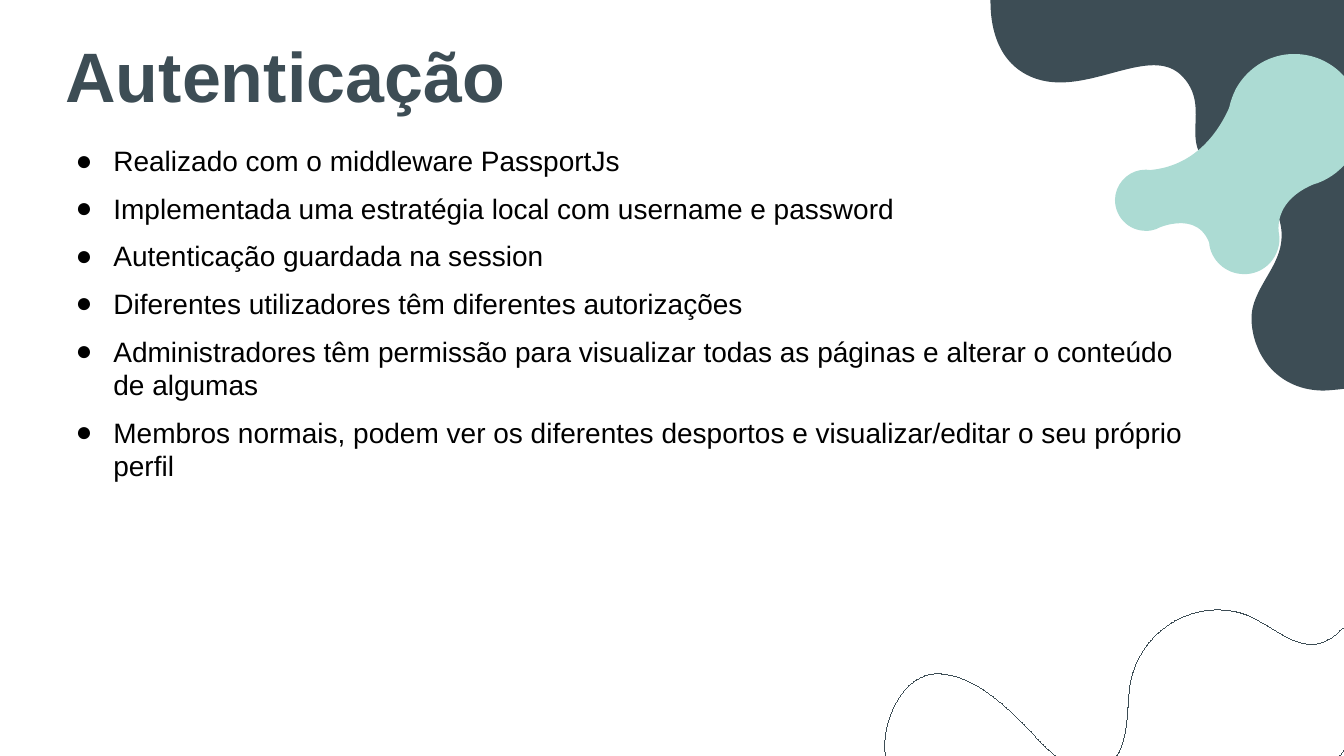
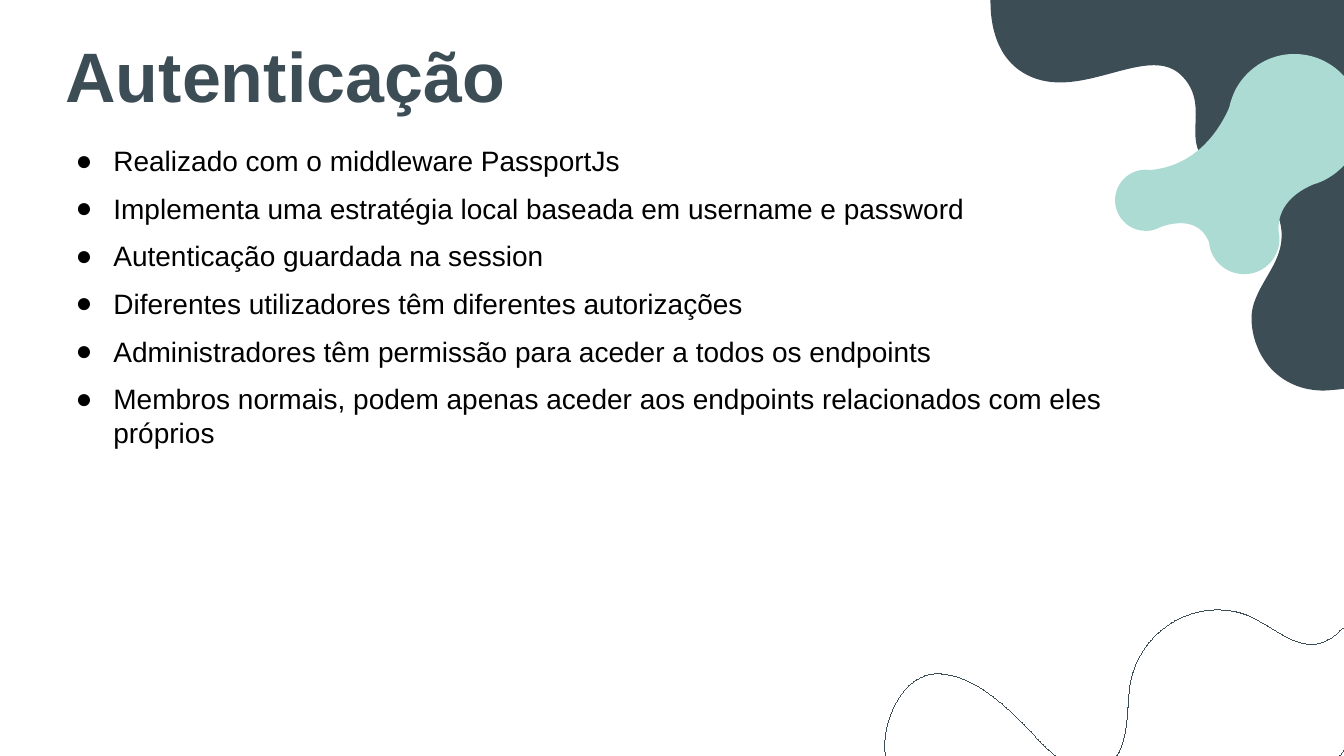
Before and after one commit to BernardoFMF/surf-management-app, a slide deck: slide 8 of docs/demonstracao-progresso.pptx (slide 7 before the commit). Drawn at 1344x756 pixels with LibreOffice and Linux fonts; fonts in the diff are those of the drawing. Boxes give left, top, right and bottom in pixels: in the first picture for what was removed or moved away, otherwise in the second. Text is boxed around its words. In the diff, an @@ line names an element or a change of style, - is before the commit and + after.

Commit message:
powerpoint de apresentação

```diff
--- a/docs/demonstracao-progresso.pptx
+++ b/docs/demonstracao-progresso.pptx
@@ subtitle at bbox=[113, 198, 964, 224]: text changed @@
-● Implementada uma estratégia local com username e password
+● Implementa uma estratégia local baseada em username e password
@@ subtitle at bbox=[113, 341, 1100, 448]: text changed @@
-● Administradores têm permissão para visualizar todas as páginas e alterar o conteúdo de algumas
-● Membros normais, podem ver os diferentes desportos e visualizar/editar o seu próprio perfil
+● Administradores têm permissão para aceder a todos os endpoints
+● Membros normais, podem apenas aceder aos endpoints relacionados com eles próprios
```
Also in this commit, not shown: 5 other slides changed, 1 slide added.
